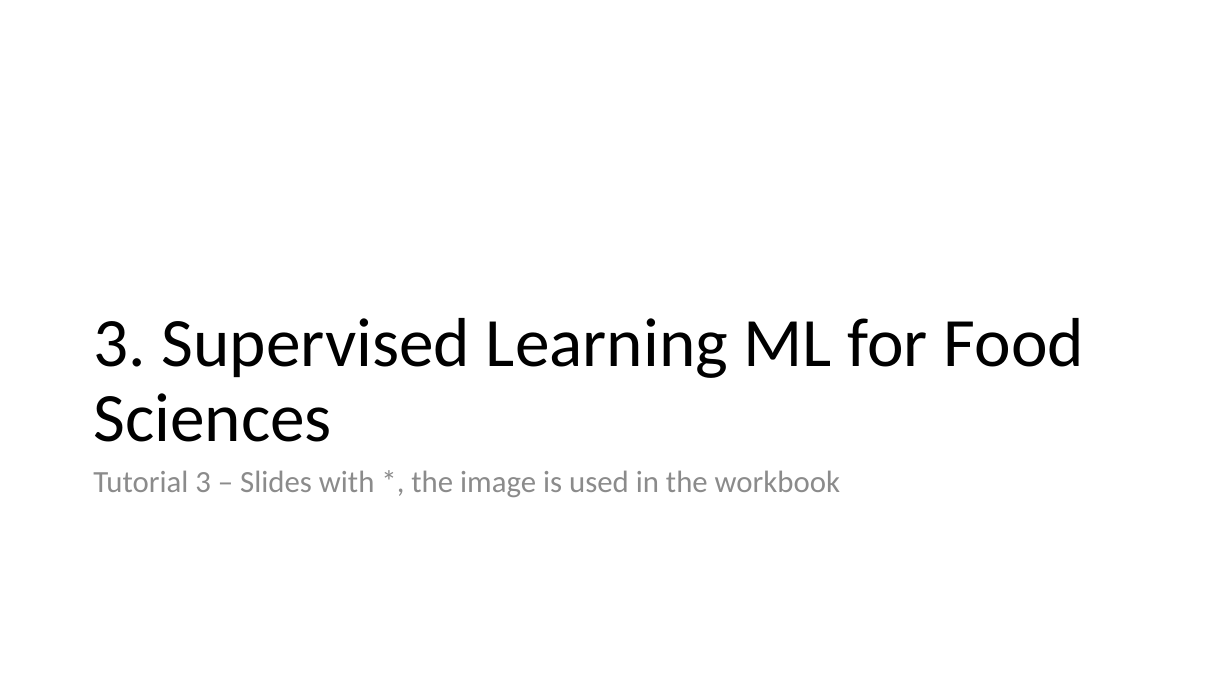
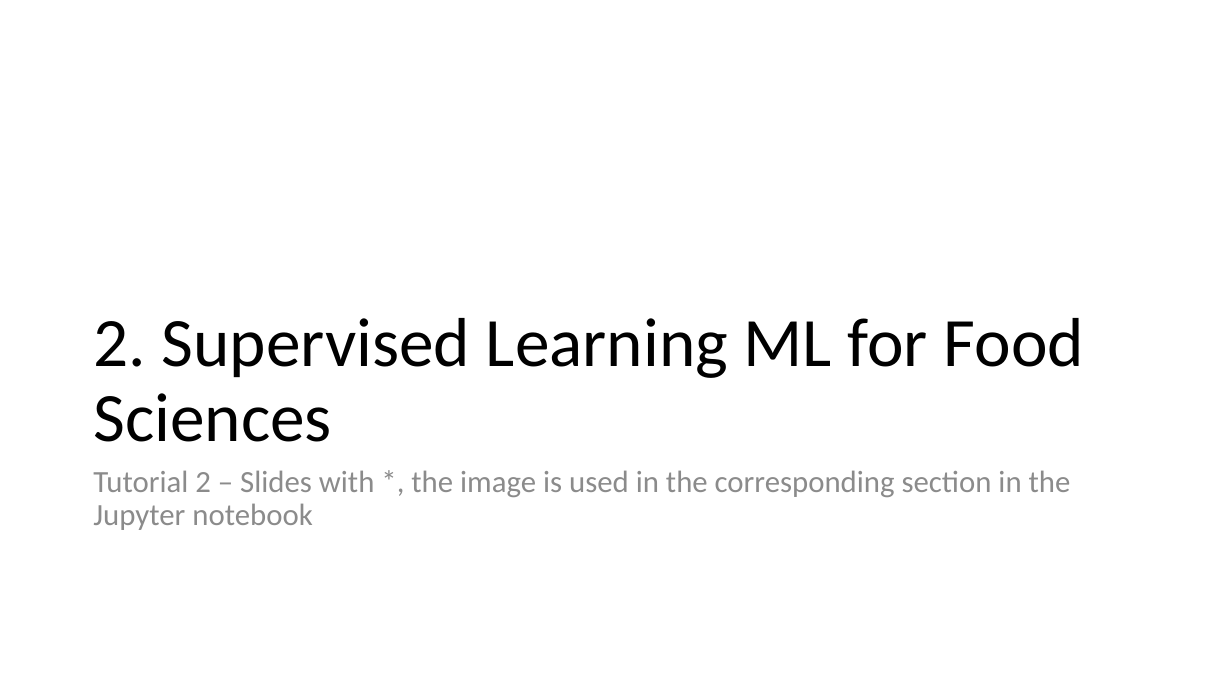
Before and after one commit to fsb-edu/ML4Food, a slide deck: slide 16 of images/Graphics of ML4Food.pptx (slide 21 before the commit). Drawn at 1232x693 pixels with LibreOffice and Linux fonts; fonts in the diff are those of the drawing. Boxes give left, top, right and bottom in pixels: in the first picture for what was removed or moved away, otherwise in the second. Text is boxed around its words. In the diff, an @@ line names an element or a change of style, - is before the commit and + after.

```diff
--- a/images/Graphics of ML4Food.pptx
+++ b/images/Graphics of ML4Food.pptx
@@ title at [93,318,1084,442]: text changed @@
-3. Supervised Learning ML for Food Sciences
+2. Supervised Learning ML for Food Sciences
@@ text at [93,470,1071,530]: text changed @@
-Tutorial 3 – Slides with *, the image is used in the workbook
+Tutorial 2 – Slides with *, the image is used in the corresponding section in the Jupyter notebook
```
Also in this commit, not shown: 4 other slides changed, 1 slide added, 6 other files.
